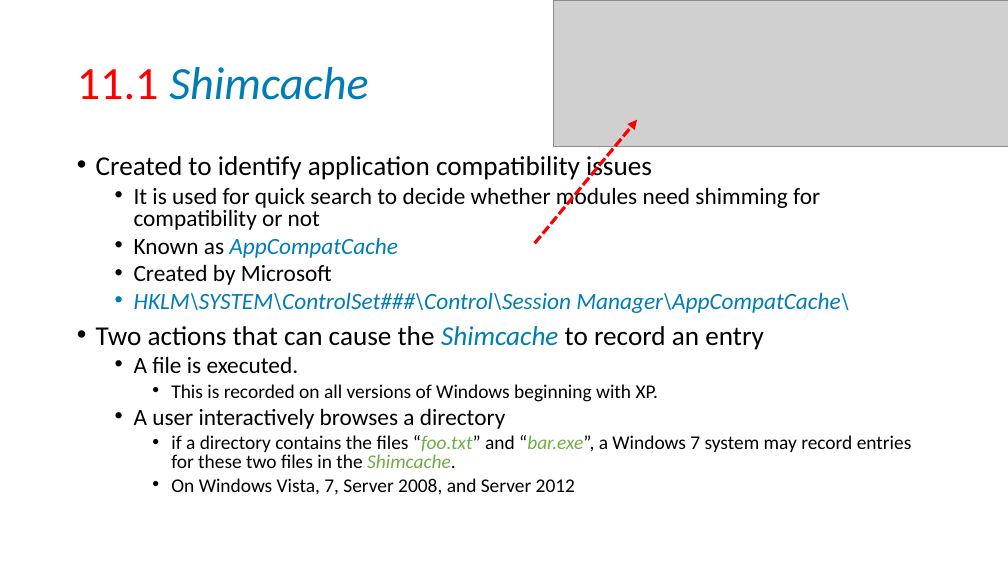
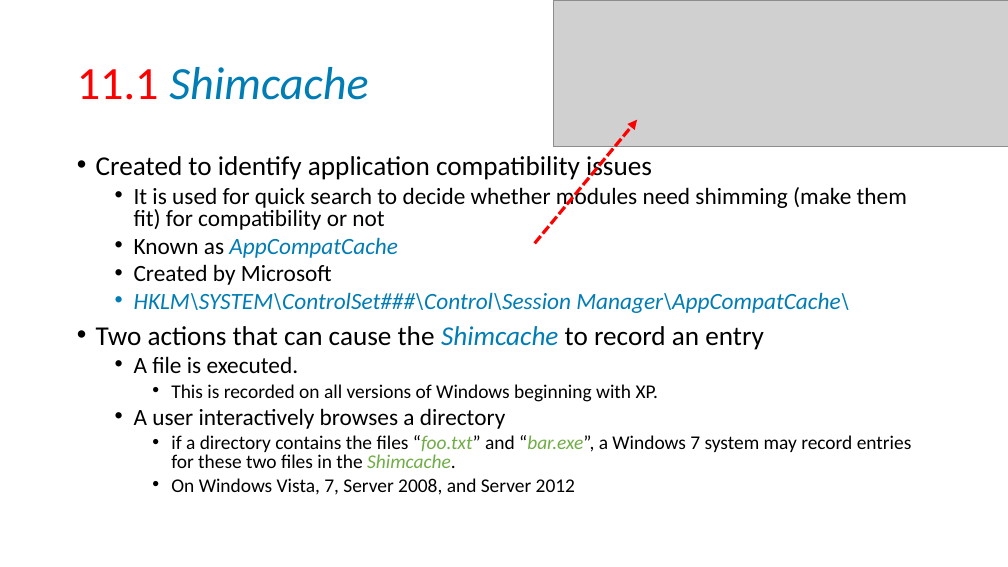
Before and after one commit to frankwxu/digital-forensics-lab, a slide deck: slide 31 of NIST_Data_Leakage_Case/NIST_Data_Leakage_01_Registry.pptx. Drawn at 1008x567 pixels with LibreOffice and Linux fonts; fonts in the diff are those of the drawing; grey boxes stand for pictures; background and template pictures are left out. Boxes give left, top, right and bottom in pixels: in the first picture for what was removed or moved away, otherwise in the second. Text is boxed around its words. In the diff, an @@ line names an element or a change of style, - is before the commit and + after.

```diff
--- a/NIST_Data_Leakage_Case/NIST_Data_Leakage_01_Registry.pptx
+++ b/NIST_Data_Leakage_Case/NIST_Data_Leakage_01_Registry.pptx
@@ text at bbox=[134, 184, 907, 230]: text changed @@
-  • It is used for quick search to decide whether modules need shimming for compatibility or not
+  • It is used for quick search to decide whether modules need shimming (make them fit) for compatibility or not
```
Also in this commit, not shown: 6 other slides changed, 3 slides added, 10 other files.
